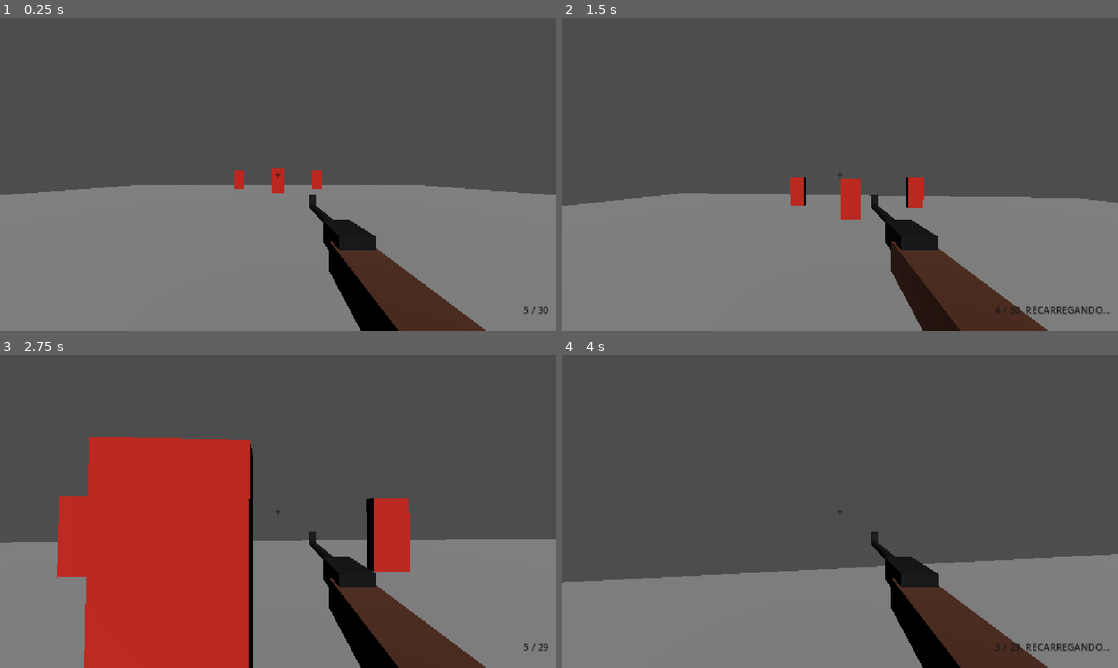
Above: before the commit, frames 1-4 (two rows, left to right).
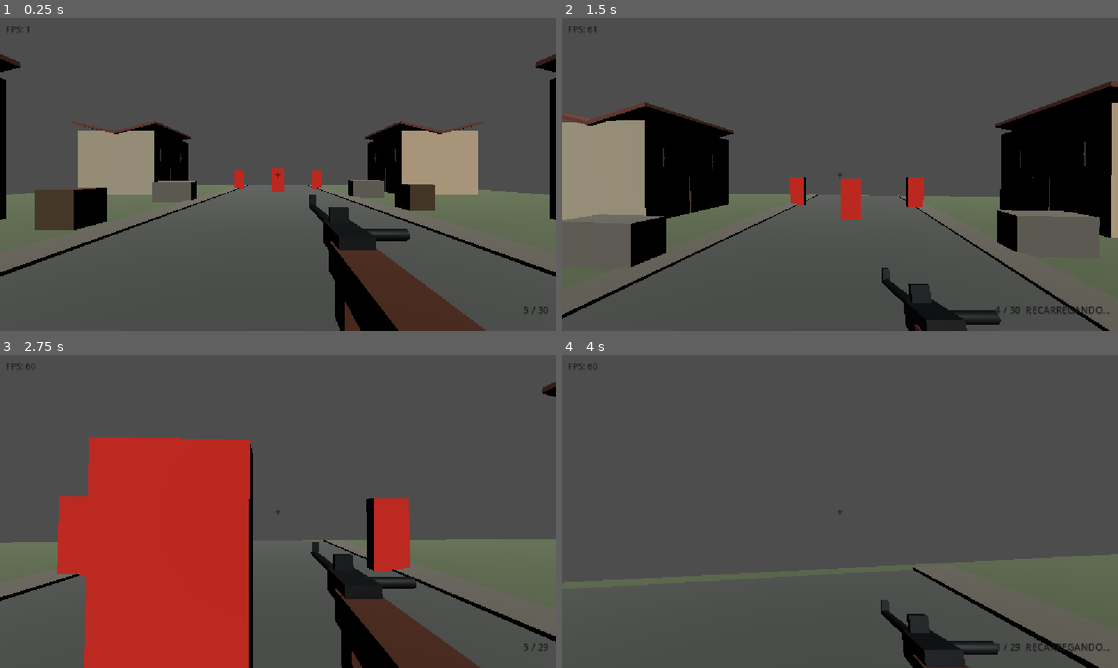
Above: after the commit, the same moments.

Repository: Evertonzinn/ww2-fps
Game: Godot game, scene res://main.tscn
Two runs of this game, one before a commit and one after it. Both use one fixed random seed, a clock stepped at 60 frames per second and the inputs below. Before the commit the project has no main scene; this scene is started directly in both runs.
Inputs (mouse positions are in pixels of both pictures, inside the frame that each line leads up to):
- Up to frame 1 (0.25 s): no input
- Up to frame 2 (1.5 s): tap Enter at 0.5 s; move the mouse to (867, 174) at 0.52 s; hold Shift 0.53-1.28 s; hold W from 0.53 s (still down); click (867, 174) at 0.67 s; tap Space at 0.77 s; tap R at 0.8, 1.35 s; move the mouse to (812, 174) at 1.27 s; click (812, 174) at 1.42 s
- Up to frame 3 (2.75 s): keep holding W; tap Space at 1.52 s; tap Shift at 1.55 s; move the mouse to (289, 505) at 2.02 s; hold Shift from 2.03 s (still down); click (289, 505) at 2.17 s; tap R at 2.3 s
- Up to frame 4 (4 s): keep holding W; move the mouse to (834, 517) at 2.77 s; release Shift at 2.78 s; tap R at 2.85, 3.8 s; click (834, 517) at 2.92 s; tap Space at 3.02, 3.77 s; tap Shift at 3.05 s; move the mouse to (878, 514) at 3.52 s; hold Shift from 3.53 s (still down); click (878, 514) at 3.67 s

The runs differ from the first frame. In frame 1, 49% of the frame differs, in the area x 0-100%, y 2-100%; in frame 2, 56%; in frame 3, 23%; in frame 4, 31%.

Commit message:
feat: add lightweight WW2 village, weapon feedback and FPS HUD

Diff:
--- /dev/null
+++ b/hud.gd
@@ -0,0 +1,28 @@
+extends CanvasLayer
+
+const FPS_REFRESH_SECONDS: float = 0.4
+const HIT_DURATION: float = 0.16
+
+@onready var fps_label: Label = $FpsLabel
+@onready var hit_marker: Label = $HitMarker
+
+var fps_refresh_timer: float = 0.0
+var hit_timer: float = 0.0
+
+func _ready() -> void:
+	hit_marker.visible = false
+
+func _process(delta: float) -> void:
+	fps_refresh_timer -= delta
+	if fps_refresh_timer <= 0.0:
+		fps_refresh_timer = FPS_REFRESH_SECONDS
+		fps_label.text = "FPS: %d" % Engine.get_frames_per_second()
+
+	if hit_timer > 0.0:
+		hit_timer -= delta
+		if hit_timer <= 0.0:
+			hit_marker.visible = false
+
+func show_hit_marker() -> void:
+	hit_timer = HIT_DURATION
+	hit_marker.visible = true
--- a/main.tscn
+++ b/main.tscn
@@ -3,6 +3,8 @@
 [ext_resource type="Script" uid="uid://cxe5t854p2sft" path="res://player.gd" id="1_player"]
 [ext_resource type="Script" path="res://weapon.gd" id="2_weapon"]
 [ext_resource type="Script" path="res://target.gd" id="3_target"]
+[ext_resource type="Script" path="res://world_props.gd" id="4_world"]
+[ext_resource type="Script" path="res://hud.gd" id="5_hud"]
 
 [sub_resource type="BoxMesh" id="GroundMesh"]
 size = Vector3(40, 1, 40)
@@ -36,6 +38,28 @@
 [sub_resource type="BoxMesh" id="RifleSightMesh"]
 size = Vector3(0.055, 0.08, 0.035)
 
+[sub_resource type="StandardMaterial3D" id="FlashMaterial"]
+albedo_color = Color(1, 0.72, 0.2, 1)
+shading_mode = 0
+
+[sub_resource type="SphereMesh" id="FlashMesh"]
+radius = 0.095
+height = 0.19
+radial_segments = 8
+rings = 3
+
+[sub_resource type="BoxMesh" id="RifleGripMesh"]
+size = Vector3(0.12, 0.28, 0.13)
+
+[sub_resource type="BoxMesh" id="RearSightMesh"]
+size = Vector3(0.09, 0.085, 0.035)
+
+[sub_resource type="CylinderMesh" id="BoltMesh"]
+top_radius = 0.025
+bottom_radius = 0.025
+height = 0.23
+radial_segments = 8
+
 [sub_resource type="StandardMaterial3D" id="TargetMaterial"]
 albedo_color = Color(0.85, 0.15, 0.10, 1)
 
@@ -46,6 +70,7 @@
 size = Vector3(1, 2, 0.4)
 
 [node name="World" type="Node3D"]
+script = ExtResource("4_world")
 
 [node name="Ground" type="StaticBody3D" parent="."]
 position = Vector3(0, -0.5, 0)
@@ -94,6 +119,34 @@
 mesh = SubResource("RifleSightMesh")
 material_override = SubResource("RifleMetal")
 
+[node name="Grip" type="MeshInstance3D" parent="Player/Head/Camera3D/Weapon"]
+position = Vector3(0, -0.18, -0.24)
+mesh = SubResource("RifleGripMesh")
+material_override = SubResource("RifleWood")
+
+[node name="RearSight" type="MeshInstance3D" parent="Player/Head/Camera3D/Weapon"]
+position = Vector3(0, 0.075, -0.45)
+mesh = SubResource("RearSightMesh")
+material_override = SubResource("RifleMetal")
+
+[node name="BoltHandle" type="MeshInstance3D" parent="Player/Head/Camera3D/Weapon"]
+position = Vector3(0.14, 0.02, -0.32)
+rotation = Vector3(0, 0, 1.5707964)
+mesh = SubResource("BoltMesh")
+material_override = SubResource("RifleMetal")
+
+[node name="MuzzleFlash" type="MeshInstance3D" parent="Player/Head/Camera3D/Weapon"]
+visible = false
+position = Vector3(0, 0, -1.31)
+mesh = SubResource("FlashMesh")
+material_override = SubResource("FlashMaterial")
+
+[node name="ShotAudio" type="AudioStreamPlayer" parent="Player/Head/Camera3D/Weapon"]
+volume_db = -9.0
+
+[node name="ReloadAudio" type="AudioStreamPlayer" parent="Player/Head/Camera3D/Weapon"]
+volume_db = -12.0
+
 [node name="DirectionalLight3D" type="DirectionalLight3D" parent="."]
 rotation = Vector3(-0.7853982, 0, 0)
 
@@ -131,6 +184,7 @@
 shape = SubResource("TargetShape")
 
 [node name="HUD" type="CanvasLayer" parent="."]
+script = ExtResource("5_hud")
 
 [node name="Crosshair" type="Label" parent="HUD"]
 anchors_preset = 8
@@ -164,3 +218,28 @@
 theme_override_font_sizes/font_size = 20
 text = "5 / 30"
 horizontal_alignment = 2
+
+[node name="FpsLabel" type="Label" parent="HUD"]
+offset_left = 12.0
+offset_top = 10.0
+offset_right = 180.0
+offset_bottom = 40.0
+theme_override_colors/font_color = Color(0.12, 0.13, 0.12, 1)
+theme_override_font_sizes/font_size = 18
+text = "FPS: --"
+
+[node name="HitMarker" type="Label" parent="HUD"]
+visible = false
+anchors_preset = 8
+anchor_left = 0.5
+anchor_top = 0.5
+anchor_right = 0.5
+anchor_bottom = 0.5
+offset_left = -50.0
+offset_top = 28.0
+offset_right = 50.0
+offset_bottom = 58.0
+theme_override_colors/font_color = Color(0.16, 0.25, 0.12, 1)
+theme_override_font_sizes/font_size = 17
+text = "ACERTO!"
+horizontal_alignment = 1
--- a/project.godot
+++ b/project.godot
@@ -11,6 +11,7 @@
 [application]
 
 config/name="WW2 FPS"
+run/main_scene="res://main.tscn"
 config/features=PackedStringArray("4.7", "GL Compatibility")
 config/icon="res://icon.svg"
 
--- a/weapon.gd
+++ b/weapon.gd
@@ -12,8 +12,13 @@
 const AIM_FOV: float = 55.0
 
 @onready var view_camera: Camera3D = get_parent() as Camera3D
-@onready var ammo_label: Label = get_tree().current_scene.get_node_or_null("HUD/AmmoLabel") as Label
-@onready var crosshair: Label = get_tree().current_scene.get_node_or_null("HUD/Crosshair") as Label
+@onready var player_body: CharacterBody3D = view_camera.get_parent().get_parent() as CharacterBody3D
+@onready var hud: CanvasLayer = get_tree().current_scene.get_node("HUD") as CanvasLayer
+@onready var ammo_label: Label = hud.get_node("AmmoLabel") as Label
+@onready var crosshair: Label = hud.get_node("Crosshair") as Label
+@onready var muzzle_flash: MeshInstance3D = $MuzzleFlash
+@onready var shot_audio: AudioStreamPlayer = $ShotAudio
+@onready var reload_audio: AudioStreamPlayer = $ReloadAudio
 
 var magazine: int = MAGAZINE_SIZE
 var reserve_ammo: int = STARTING_RESERVE
@@ -22,9 +27,15 @@
 var reloading: bool = false
 var pending_shot: bool = false
 var recoil: float = 0.0
+var recoil_pitch: float = 0.0
+var muzzle_timer: float = 0.0
+var walk_cycle: float = 0.0
 
 func _ready() -> void:
 	position = HIP_POSITION
+	muzzle_flash.visible = false
+	shot_audio.stream = _create_placeholder_sound(true)
+	reload_audio.stream = _create_placeholder_sound(false)
 	_update_hud()
 
 func request_fire() -> void:
@@ -35,6 +46,7 @@
 		return
 	reloading = true
 	reload_timer = RELOAD_DURATION
+	reload_audio.play()
 	_update_hud()
 
 func _physics_process(delta: float) -> void:
@@ -56,24 +68,48 @@
 
 func _process(delta: float) -> void:
 	var aiming: bool = Input.mouse_mode == Input.MOUSE_MODE_CAPTURED and Input.is_mouse_button_pressed(MOUSE_BUTTON_RIGHT)
+	var moving: bool = player_body.is_on_floor() and Vector2(player_body.velocity.x, player_body.velocity.z).length_squared() > 0.8
+
+	if moving:
+		var running: bool = Input.is_key_pressed(KEY_SHIFT)
+		walk_cycle += delta * (12.0 if running else 8.0)
+
+	var bob_scale: float = 0.35 if aiming else 1.0
+	var bob_x: float = sin(walk_cycle) * 0.014 * bob_scale if moving else 0.0
+	var bob_y: float = abs(cos(walk_cycle)) * 0.010 * bob_scale if moving else 0.0
+
 	var target_pos: Vector3 = AIM_POSITION if aiming else HIP_POSITION
-	target_pos.z += recoil
+	target_pos += Vector3(bob_x, bob_y, recoil)
+	if reloading:
+		target_pos = HIP_POSITION + Vector3(0.08, -0.22, 0.04)
+
 	position = position.lerp(target_pos, minf(1.0, delta * 12.0))
+	rotation.x = lerpf(rotation.x, -0.32 if reloading else recoil_pitch, minf(1.0, delta * 13.0))
+	rotation.z = lerpf(rotation.z, sin(walk_cycle) * 0.018 if moving else 0.0, minf(1.0, delta * 8.0))
 	view_camera.fov = lerpf(view_camera.fov, AIM_FOV if aiming else HIP_FOV, minf(1.0, delta * 10.0))
-	recoil = move_toward(recoil, 0.0, delta * 0.5)
-	if crosshair != null:
-		crosshair.visible = not aiming
+	recoil = move_toward(recoil, 0.0, delta * 0.75)
+	recoil_pitch = move_toward(recoil_pitch, 0.0, delta * 2.2)
+
+	if muzzle_timer > 0.0:
+		muzzle_timer -= delta
+		if muzzle_timer <= 0.0:
+			muzzle_flash.visible = false
+
+	crosshair.visible = not aiming
 
 func _fire_hitscan() -> void:
 	magazine -= 1
 	shot_cooldown = SHOT_INTERVAL
-	recoil = 0.09
+	recoil = 0.10
+	recoil_pitch = 0.14
+	muzzle_timer = 0.07
+	muzzle_flash.visible = true
+	shot_audio.play()
 	_update_hud()
 
 	var origin: Vector3 = view_camera.global_position
 	var destination: Vector3 = origin - view_camera.global_transform.basis.z * MAX_RANGE
-	var query := PhysicsRayQueryParameters3D.create(origin, destination)
-	var player_body := view_camera.get_parent().get_parent() as CharacterBody3D
+	var query: PhysicsRayQueryParameters3D = PhysicsRayQueryParameters3D.create(origin, destination)
 	query.exclude = [player_body.get_rid()]
 
 	var hit: Dictionary = get_world_3d().direct_space_state.intersect_ray(query)
@@ -81,10 +117,36 @@
 		var target: Object = hit.get("collider")
 		if target != null and target.has_method("take_damage"):
 			target.call("take_damage", 1)
+			hud.call("show_hit_marker")
 
 func _update_hud() -> void:
-	if ammo_label == null:
-		return
 	ammo_label.text = "%d / %d" % [magazine, reserve_ammo]
 	if reloading:
 		ammo_label.text += "  RECARREGANDO..."
+
+# Efeito sonoro sintetizado apenas como placeholder; sem dependencia de arquivos/licencas.
+func _create_placeholder_sound(is_shot: bool) -> AudioStreamWAV:
+	var rate: int = 22050
+	var duration: float = 0.19 if is_shot else 0.09
+	var sample_count: int = int(float(rate) * duration)
+	var raw: PackedByteArray = PackedByteArray()
+	raw.resize(sample_count * 2)
+	var rng: RandomNumberGenerator = RandomNumberGenerator.new()
+	rng.seed = 1944 if is_shot else 1945
+
+	for i in range(sample_count):
+		var progress: float = float(i) / float(sample_count)
+		var envelope: float = pow(1.0 - progress, 4.0 if is_shot else 5.0)
+		var noise: float = rng.randf_range(-1.0, 1.0)
+		var tone: float = sin(float(i) * TAU * (110.0 if is_shot else 450.0) / float(rate))
+		var sample: float = clampf((noise * 0.80 + tone * 0.20) * envelope * 0.72, -1.0, 1.0)
+		var encoded: int = int(sample * 32767.0) & 0xffff
+		raw[i * 2] = encoded & 0xff
+		raw[i * 2 + 1] = (encoded >> 8) & 0xff
+
+	var stream: AudioStreamWAV = AudioStreamWAV.new()
+	stream.format = AudioStreamWAV.FORMAT_16_BITS
+	stream.mix_rate = rate
+	stream.stereo = false
+	stream.data = raw
+	return stream
--- /dev/null
+++ b/world_props.gd
@@ -0,0 +1,88 @@
+extends Node3D
+
+# Vila de testes gerada em tempo de execucao: sem downloads, texturas ou assets externos.
+var stone: StandardMaterial3D
+var plaster: StandardMaterial3D
+var plaster_warm: StandardMaterial3D
+var brick: StandardMaterial3D
+var timber: StandardMaterial3D
+var window_dark: StandardMaterial3D
+var asphalt: StandardMaterial3D
+var grass: StandardMaterial3D
+
+func _ready() -> void:
+	stone = _material(Color(0.40, 0.39, 0.35))
+	plaster = _material(Color(0.67, 0.63, 0.53))
+	plaster_warm = _material(Color(0.76, 0.67, 0.54))
+	brick = _material(Color(0.42, 0.22, 0.18))
+	timber = _material(Color(0.29, 0.22, 0.14))
+	window_dark = _material(Color(0.13, 0.17, 0.18))
+	asphalt = _material(Color(0.31, 0.32, 0.31))
+	grass = _material(Color(0.35, 0.40, 0.29))
+
+	var ground_mesh: MeshInstance3D = get_node("Ground/MeshInstance3D") as MeshInstance3D
+	ground_mesh.material_override = grass
+
+	# Estrada e acostamentos sem colisoes extras.
+	_visual_box(self, "Road", Vector3(0, 0.014, 0), Vector3(8.0, 0.026, 39.0), asphalt)
+	_visual_box(self, "SidewalkLeft", Vector3(-4.5, 0.045, 0), Vector3(1.0, 0.09, 39.0), stone)
+	_visual_box(self, "SidewalkRight", Vector3(4.5, 0.045, 0), Vector3(1.0, 0.09, 39.0), stone)
+
+	_house("LeftHouseA", -12.0, -10.0, plaster)
+	_house("LeftHouseB", -12.0, 4.0, plaster_warm)
+	_house("RightHouseA", 12.0, -10.0, plaster_warm)
+	_house("RightHouseB", 12.0, 4.0, plaster)
+
+	# Coberturas laterais: o corredor dos alvos continua desobstruido.
+	_static_box("SandbagLeft", Vector3(-5.8, 0.55, -3.5), Vector3(2.1, 1.1, 0.85), stone)
+	_static_box("SandbagRight", Vector3(5.8, 0.55, -5.5), Vector3(2.0, 1.1, 0.85), stone)
+	_static_box("SupplyCrateA", Vector3(-6.0, 0.54, 2.0), Vector3(1.05, 1.08, 1.05), timber)
+	_static_box("SupplyCrateB", Vector3(6.0, 0.54, -1.0), Vector3(1.05, 1.08, 1.05), timber)
+
+func _material(tint: Color) -> StandardMaterial3D:
+	var material: StandardMaterial3D = StandardMaterial3D.new()
+	material.albedo_color = tint
+	material.roughness = 1.0
+	return material
+
+func _visual_box(parent_node: Node3D, node_name: String, offset: Vector3, dimensions: Vector3, surface: Material) -> MeshInstance3D:
+	var visual: MeshInstance3D = MeshInstance3D.new()
+	visual.name = node_name
+	var box: BoxMesh = BoxMesh.new()
+	box.size = dimensions
+	visual.mesh = box
+	visual.material_override = surface
+	visual.position = offset
+	parent_node.add_child(visual)
+	return visual
+
+func _static_box(node_name: String, world_position: Vector3, dimensions: Vector3, surface: Material) -> StaticBody3D:
+	var body: StaticBody3D = StaticBody3D.new()
+	body.name = node_name
+	body.position = world_position
+	add_child(body)
+
+	_visual_box(body, "MeshInstance3D", Vector3.ZERO, dimensions, surface)
+	var collision: CollisionShape3D = CollisionShape3D.new()
+	collision.name = "CollisionShape3D"
+	var shape: BoxShape3D = BoxShape3D.new()
+	shape.size = dimensions
+	collision.shape = shape
+	body.add_child(collision)
+	return body
+
+func _house(node_name: String, x: float, z: float, wall_material: Material) -> void:
+	var house: StaticBody3D = _static_box(node_name, Vector3(x, 2.35, z), Vector3(5.6, 4.7, 5.8), wall_material)
+
+	# Duas metades de telhado simples; nenhuma luz dinamica adicional.
+	var roof_left: MeshInstance3D = _visual_box(house, "RoofLeft", Vector3(-1.48, 2.59, 0), Vector3(3.2, 0.18, 6.2), brick)
+	roof_left.rotation.z = -0.24
+	var roof_right: MeshInstance3D = _visual_box(house, "RoofRight", Vector3(1.48, 2.59, 0), Vector3(3.2, 0.18, 6.2), brick)
+	roof_right.rotation.z = 0.24
+
+	var face: float = 1.0 if x < 0.0 else -1.0
+	_visual_box(house, "Door", Vector3(face * 2.83, -1.32, 0), Vector3(0.07, 2.05, 1.10), timber)
+	_visual_box(house, "WindowLeft", Vector3(face * 2.83, 0.68, -1.65), Vector3(0.07, 0.95, 0.84), window_dark)
+	_visual_box(house, "WindowRight", Vector3(face * 2.83, 0.68, 1.65), Vector3(0.07, 0.95, 0.84), window_dark)
+	_visual_box(house, "WindowFrameLeft", Vector3(face * 2.88, 0.68, -1.65), Vector3(0.08, 0.07, 0.87), timber)
+	_visual_box(house, "WindowFrameRight", Vector3(face * 2.88, 0.68, 1.65), Vector3(0.08, 0.07, 0.87), timber)
